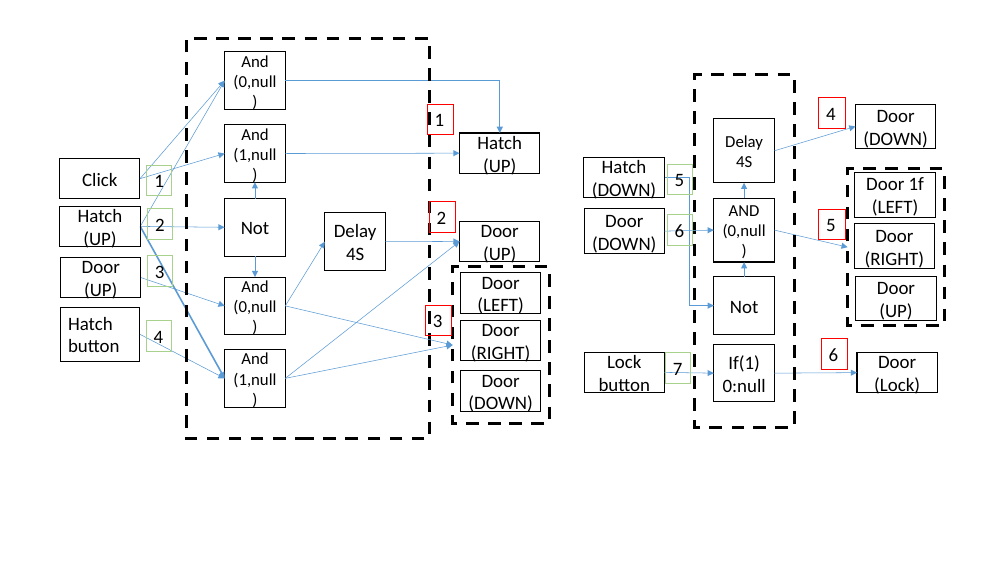
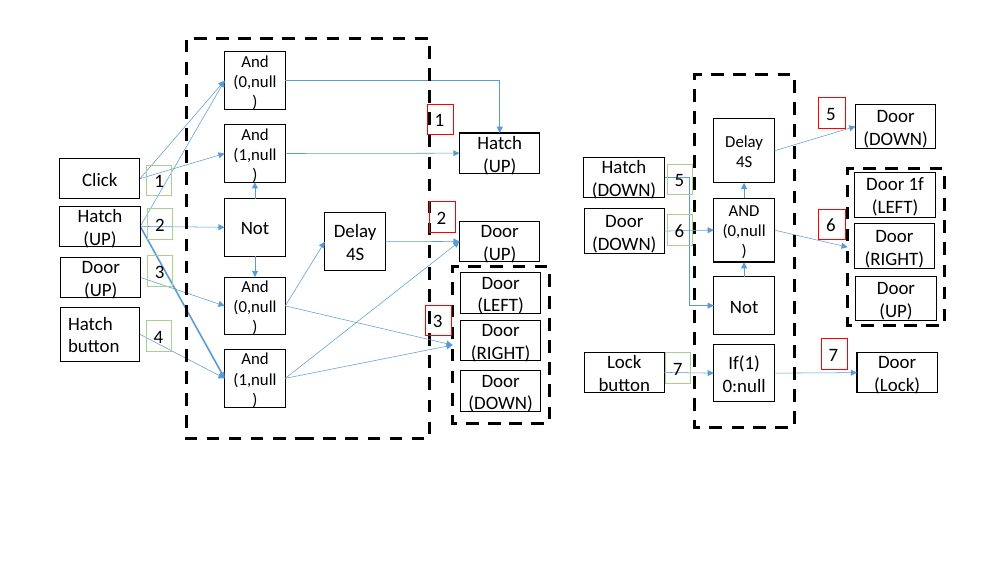
Before and after one commit to panhao4812/GameTools, a slide deck: slide 2 of BaroAngEditor/BaroAngEditor/mods/Lines.pptx. Drawn at 1008x567 pixels with LibreOffice and Linux fonts; fonts in the diff are those of the drawing. Boxes give left, top, right and bottom in pixels: in the first picture for what was removed or moved away, otherwise in the second. Text is boxed around its words. In the diff, an @@ line names an element or a change of style, - is before the commit and + after.

```diff
--- a/BaroAngEditor/BaroAngEditor/mods/Lines.pptx
+++ b/BaroAngEditor/BaroAngEditor/mods/Lines.pptx
@@ text in rectangle at (x1=826, y1=108, x2=836, y2=120): text changed @@
-4
+5
@@ text in rectangle at (x1=826, y1=218, x2=836, y2=231): text changed @@
-5
+6
@@ text in rectangle at (x1=829, y1=349, x2=839, y2=361): text changed @@
-6
+7
```
Also in this commit, not shown: 16 other files.
